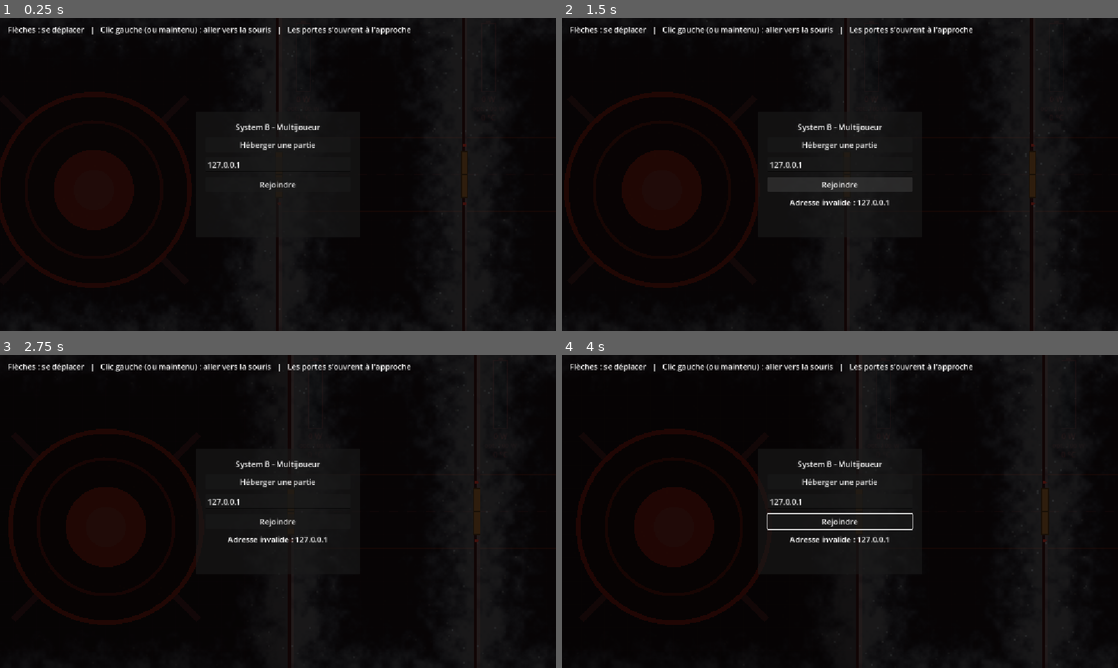
Above: before the commit, frames 1-4 (two rows, left to right).
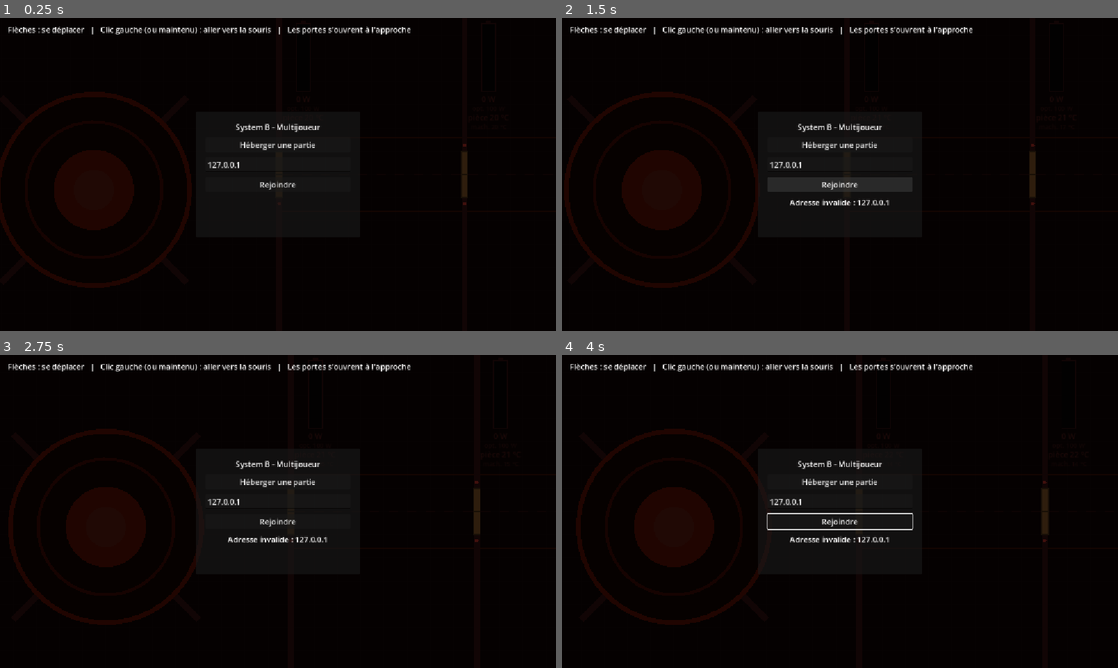
Above: after the commit, the same moments.

Repository: Astropong/System_B
Game: Godot game, scene res://main.tscn
The game is run twice, just before and just after one commit, with the same random seed, the same clock (stepped at 60 frames per second) and the same inputs.
Inputs (mouse positions are in pixels of both pictures, inside the frame that each line leads up to):
- Up to frame 1 (0.25 s): no input
- Up to frame 2 (1.5 s): click "Héberger une partie" at 0.5 s; click "Rejoindre" at 1.25 s
- Up to frame 3 (2.75 s): move the mouse to (400, 495) at 2.02 s; hold Right (ui_right) from 2.03 s (still down); click (400, 495) at 2.17 s
- Up to frame 4 (4 s): move the mouse to (728, 527) at 2.77 s; release Right (ui_right) at 2.78 s; hold Down (ui_down) 2.78-3.53 s; move the mouse to (895, 442) at 3.52 s; hold Right (ui_right) from 3.53 s (still down)

The runs differ from the first frame. In frame 1, 0.2% of the frame differs, in the area x 10-95%, y 0-100%; in frame 2, 0.2%, in the area x 25-95%, y 0-100%; in frame 3, 0.2%; in frame 4, 0.2%.

Commit message:
Température de la machine et de la pièce pour chaque module
La température du module devient celle de sa pièce, et chaque module a en
plus une température de machine. Chacune rejoint progressivement sa cible
(machine : puissance / 2 ; pièce : 20 °C + machine / 5), plus vite quand
l'écart est grand.

Co-Authored-By: Claude Opus 5.5 <noreply@anthropic.com>

Diff:
--- a/modules/module.gd
+++ b/modules/module.gd
@@ -7,7 +7,8 @@
 ## Les caractéristiques du TYPE (identifiant, consommation idéale, taille,
 ## pannes possibles) sont fournies par chaque classe fille via les méthodes
 ## abstraites ci-dessous. Les valeurs propres à CHAQUE INSTANCE (puissance
-## fournie, température, état) sont des variables de cette classe.
+## fournie, températures de la machine et de la pièce, état) sont des variables
+## de cette classe.
 
 enum ModuleType { PILOTAGE, INFIRMERIE, REACTEUR, COULOIR, RADAR, GENERATEUR }
 
@@ -84,11 +85,19 @@
 		power_supplied = maxf(value, 0.0)
 		queue_redraw()
 
-## Température du module (°C, entier), bornée entre TEMPERATURE_MIN et TEMPERATURE_MAX.
-@export_range(-273, 227, 1, "suffix:°C") var temperature: int = 0:
-	set(value):
-		temperature = clampi(value, TEMPERATURE_MIN, TEMPERATURE_MAX)
+## Température de la pièce du module (°C), bornée entre TEMPERATURE_MIN et
+## TEMPERATURE_MAX. Commande les effets de chaleur et de gel.
+@export_range(-273, 227, 0.1, "suffix:°C") var room_temperature: float = TemperatureRules.ROOM_BASE_TEMPERATURE:
+	set(value):
+		room_temperature = clampf(value, TEMPERATURE_MIN, TEMPERATURE_MAX)
 		_update_climate_effects()
+		queue_redraw()
+
+## Température de la machine du module (°C), bornée entre TEMPERATURE_MIN et
+## TEMPERATURE_MAX. Réchauffe la pièce (voir temperature_rules.gd).
+@export_range(-273, 227, 0.1, "suffix:°C") var machine_temperature: float = TemperatureRules.ROOM_BASE_TEMPERATURE:
+	set(value):
+		machine_temperature = clampf(value, TEMPERATURE_MIN, TEMPERATURE_MAX)
 		queue_redraw()
 
 ## État du module : 1 = intact, 0 = détruit.
@@ -266,10 +275,10 @@
 func _update_climate_effects() -> void:
 	if _heat_effect == null:
 		return
-	_set_effect_strength(_heat_effect, temperature > HEAT_THRESHOLD,
-			inverse_lerp(HEAT_THRESHOLD, HEAT_FULL, temperature))
-	_set_effect_strength(_frost_effect, temperature < FROST_THRESHOLD,
-			inverse_lerp(FROST_THRESHOLD, FROST_FULL, temperature))
+	_set_effect_strength(_heat_effect, room_temperature > HEAT_THRESHOLD,
+			inverse_lerp(HEAT_THRESHOLD, HEAT_FULL, room_temperature))
+	_set_effect_strength(_frost_effect, room_temperature < FROST_THRESHOLD,
+			inverse_lerp(FROST_THRESHOLD, FROST_FULL, room_temperature))
 
 
 func _set_effect_strength(layer: Node2D, active: bool, progress: float) -> void:
@@ -361,8 +370,10 @@
 			HORIZONTAL_ALIGNMENT_CENTER, text_w, 16, TEXT_COLOR)
 	draw_string(font, Vector2(text_x, rect.end.y + 40), "opt. %d W" % roundi(get_ideal_power()),
 			HORIZONTAL_ALIGNMENT_CENTER, text_w, 13, TEXT_COLOR.darkened(0.3))
-	draw_string(font, Vector2(text_x, rect.end.y + 60), "%d °C" % temperature,
+	draw_string(font, Vector2(text_x, rect.end.y + 60), "pièce %d °C" % roundi(room_temperature),
 			HORIZONTAL_ALIGNMENT_CENTER, text_w, 16, TEXT_COLOR)
+	draw_string(font, Vector2(text_x, rect.end.y + 78), "mach. %d °C" % roundi(machine_temperature),
+			HORIZONTAL_ALIGNMENT_CENTER, text_w, 13, TEXT_COLOR.darkened(0.3))
 
 
 ## Dessin schématique propre à chaque type (facultatif à surcharger).
--- a/ship.gd
+++ b/ship.gd
@@ -103,24 +103,29 @@
 	while _power_timer >= step:
 		_power_timer -= step
 		PowerRules.update(modules, step)
-	TemperatureRules.update(modules)
+		TemperatureRules.update(modules, step)
 
 	# Un seul petit message pour tous les modules.
 	var power := PackedFloat32Array()
-	var temperatures := PackedInt32Array()
+	var room_temperatures := PackedFloat32Array()
+	var machine_temperatures := PackedFloat32Array()
 	for m in modules:
 		power.append(m.power_supplied)
-		temperatures.append(m.temperature)
-	_receive_modules_state.rpc(power, temperatures)
+		room_temperatures.append(m.room_temperature)
+		machine_temperatures.append(m.machine_temperature)
+	_receive_modules_state.rpc(power, room_temperatures, machine_temperatures)
 
 
 @rpc("authority", "call_remote", "unreliable_ordered")
-func _receive_modules_state(power: PackedFloat32Array, temperatures: PackedInt32Array) -> void:
+func _receive_modules_state(power: PackedFloat32Array, room_temperatures: PackedFloat32Array,
+		machine_temperatures: PackedFloat32Array) -> void:
 	var modules := get_modules()
 	for i in mini(power.size(), modules.size()):
 		modules[i].power_supplied = power[i]
-	for i in mini(temperatures.size(), modules.size()):
-		modules[i].temperature = temperatures[i]
+	for i in mini(room_temperatures.size(), modules.size()):
+		modules[i].room_temperature = room_temperatures[i]
+	for i in mini(machine_temperatures.size(), modules.size()):
+		modules[i].machine_temperature = machine_temperatures[i]
 
 
 func get_modules() -> Array[Module]:
--- a/temperature_rules.gd
+++ b/temperature_rules.gd
@@ -1,21 +1,57 @@
 class_name TemperatureRules
 extends RefCounted
-## Règles de température des modules du vaisseau (en °C, entiers).
+## Règles de température des modules du vaisseau (en °C).
 ##
 ## Comme l'alimentation, elles sont appliquées uniquement par l'hôte (voir
 ## Ship), juste après les règles d'alimentation, puis envoyées aux autres joueurs.
 ##
-## Règles actuelles :
-## 1. Tous les modules sont par défaut à BASE_TEMPERATURE (0 °C).
-## 2. Chaque module gagne 1 °C par tranche de WATTS_PER_DEGREE W d'alimentation.
+## Chaque module a deux températures :
+## - celle de sa MACHINE, qui tend vers la moitié de la puissance fournie
+##   (cible = power_supplied / MACHINE_WATTS_PER_DEGREE) ;
+## - celle de sa PIÈCE, qui tend vers ROOM_BASE_TEMPERATURE plus la température
+##   de la machine divisée par ROOM_MACHINE_DIVISOR.
+## Chacune avance vers sa cible à une vitesse qui dépend de l'écart : lente sous
+## un petit écart, rapide au-delà d'un grand écart, linéaire entre les deux.
 
-## Température d'un module sans alimentation (°C).
-const BASE_TEMPERATURE := 0
-## Puissance (W) nécessaire pour gagner un degré.
-const WATTS_PER_DEGREE := 10.0
+## Température par défaut d'une pièce (°C).
+const ROOM_BASE_TEMPERATURE := 20.0
+
+## Puissance (W) par degré de température cible de la machine.
+const MACHINE_WATTS_PER_DEGREE := 2.0
+## Écarts (°C) et vitesses (°C/s) de rapprochement de la machine.
+const MACHINE_SMALL_GAP := 10.0
+const MACHINE_LARGE_GAP := 50.0
+const MACHINE_SLOW_SPEED := 1.0
+const MACHINE_FAST_SPEED := 5.0
+
+## La pièce reçoit la température de la machine divisée par ce nombre.
+const ROOM_MACHINE_DIVISOR := 5.0
+## Écarts (°C) et vitesses (°C/s) de rapprochement de la pièce.
+const ROOM_SMALL_GAP := 5.0
+const ROOM_LARGE_GAP := 20.0
+const ROOM_SLOW_SPEED := 0.5
+const ROOM_FAST_SPEED := 2.0
 
 
-## Applique les règles à [param modules] (liste des modules dans l'ordre du vaisseau).
-static func update(modules: Array[Module]) -> void:
+## Applique les règles à [param modules] (liste des modules dans l'ordre du
+## vaisseau) pour un pas de [param delta] secondes.
+static func update(modules: Array[Module], delta: float) -> void:
 	for m in modules:
-		m.temperature = BASE_TEMPERATURE + floori(m.power_supplied / WATTS_PER_DEGREE)
+		var machine_target := m.power_supplied / MACHINE_WATTS_PER_DEGREE
+		m.machine_temperature = _approach(m.machine_temperature, machine_target, delta,
+				MACHINE_SMALL_GAP, MACHINE_LARGE_GAP, MACHINE_SLOW_SPEED, MACHINE_FAST_SPEED)
+
+		var room_target := ROOM_BASE_TEMPERATURE + m.machine_temperature / ROOM_MACHINE_DIVISOR
+		m.room_temperature = _approach(m.room_temperature, room_target, delta,
+				ROOM_SMALL_GAP, ROOM_LARGE_GAP, ROOM_SLOW_SPEED, ROOM_FAST_SPEED)
+
+
+## Rapproche [param current] de [param target] sans la dépasser. Vitesse
+## [param slow_speed] sous un écart [param small_gap], [param fast_speed]
+## au-delà de [param large_gap], interpolée linéairement entre les deux.
+static func _approach(current: float, target: float, delta: float,
+		small_gap: float, large_gap: float, slow_speed: float, fast_speed: float) -> float:
+	var gap := absf(target - current)
+	var t := clampf(inverse_lerp(small_gap, large_gap, gap), 0.0, 1.0)
+	var speed := lerpf(slow_speed, fast_speed, t)
+	return move_toward(current, target, speed * delta)
Not shown, changed: CLAUDE.md
